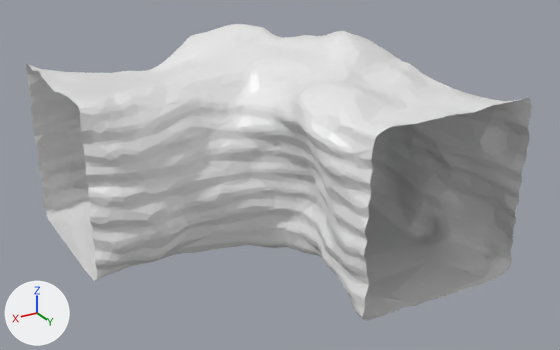
Two versions of the FBX model Assets/4_Meshes/Environment/E_Tunnel_90.fbx, one commit apart.
Camera for both pictures: a 50 mm camera at (6.01, 12.14, 6.54) aimed at (-0.22, 1.75, 1.34). Arrows for +X, +Y and +Z are at lower left; the lights stay in place. Where no turn or scale is listed for an object, it has been applied to the vertices.

Script lines for the objects in view, before the commit:
```python
me_cube_003 = bpy.data.meshes.new('Cube.003')
me_cube_003.from_pydata(...)  # 3303 vertices, 6450 faces; spans x -3.08..3.03, y -1.68..4.53, z -0.06..3.63
me_cube_003.materials.append(mat_material)  # white #e7e7e7
ob_e_tunnel_90 = bpy.data.objects.new('E_Tunnel_90', me_cube_003)
ob_e_tunnel_90.location = (0.0, 0.0, 0.0)
```
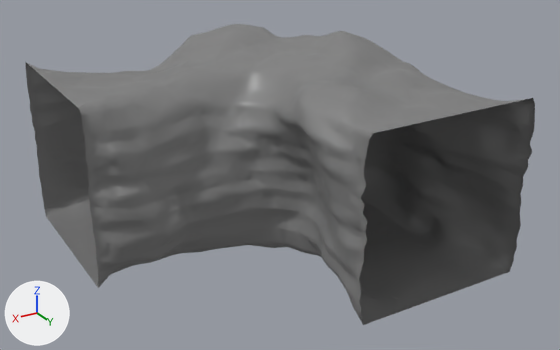
Where the change shows, as pixel boxes [x1, y1, x2, y2] in the pictures (560 x 350 px; the box of a moved part takes in the faces that stretch with it):
'E_Tunnel_90', reshaped
    before: [27, 24, 531, 321]
    after: [25, 24, 535, 325]
part 1 of me_cube_003, moved or reshaped
    before: [207, 98, 531, 321]
    after: [341, 98, 535, 325]
part 2 of me_cube_003, moved or reshaped
    before: [27, 64, 112, 281]
    after: [25, 62, 113, 288]
part 3 of me_cube_003, recoloured (white to grey)
    both: [28, 24, 523, 311]

Diff of the bpy script that builds the scene:
```diff
--- a/Assets/4_Meshes/Environment/E_Tunnel_90.fbx.py
+++ b/Assets/4_Meshes/Environment/E_Tunnel_90.fbx.py
@@ mat_grey @@
+mat_grey = principled_material('Grey')
+mat_grey.base_color = (0.214, 0.214, 0.214)  # grey #7f7f7f
+mat_grey.roughness = 0.4
@@ me_cube_003 @@
 # used by ob_e_tunnel_90; location = (0.0, 0.0, 0.0)
-me_cube_003.from_pydata(...)  # 3303 vertices, 6450 faces; spans x -3.08..3.03, y -1.68..4.53, z -0.06..3.63
+me_cube_003.from_pydata(...)  # 3267 vertices, 6403 faces; spans x -3.14..3.0, y -1.68..4.5, z 0.0..3.63
+# me_cube_003 part 1: 127 vertices moved from x -3.06..1.28, y -1.07..4.52, z -0.06..3.04 to x -3.14..1.28, y -1.07..4.5, z 0.0..3.0; 43 vertices removed from x -3.01..0.95, y 1.84..4.53, z 0.02..3.0; 23 vertices added at x -3.11..0.14, y 4.25..4.5, z 0.0..2.7
+# me_cube_003 part 2: 62 vertices moved from x 2.54..3.02, y -1.54..1.58, z -0.04..3.04 to x 2.54..3.0, y -1.64..1.64, z 0.0..3.0; 29 vertices removed from x 2.69..3.03, y -1.59..1.53, z -0.01..2.98; 16 vertices added at x 3.0, y -1.64..1.61, z 0.0..3.0
+# me_cube_003 part 3: 6260 faces spanning x -3.14..3.0, y -1.68..4.5, z 0.0..3.63 switch from mat_material (white #e7e7e7) to mat_grey (grey #7f7f7f)
```
